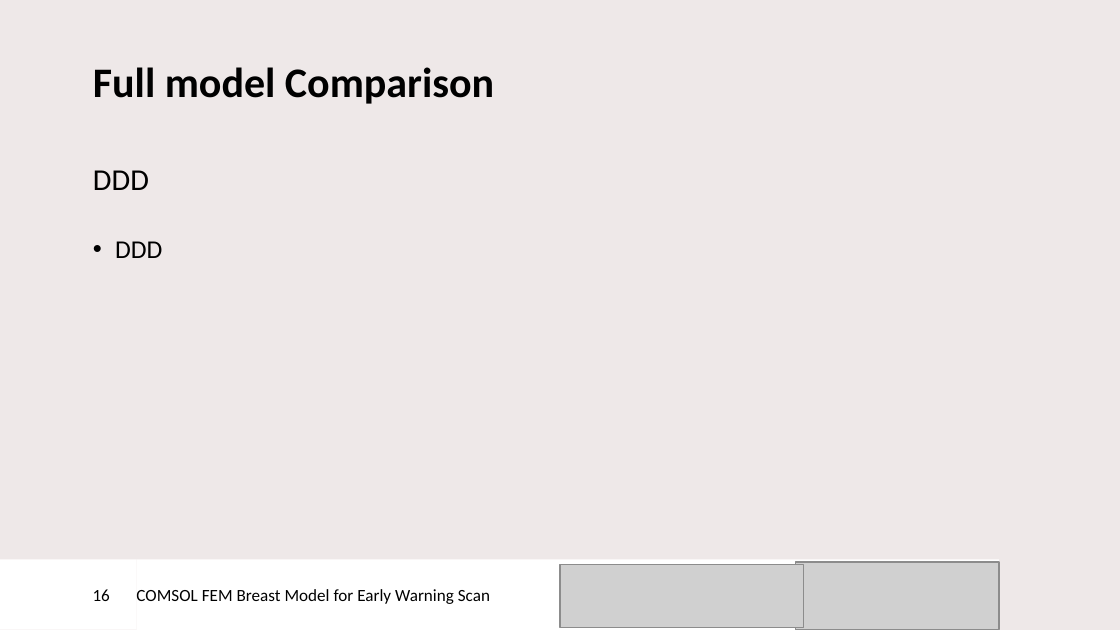
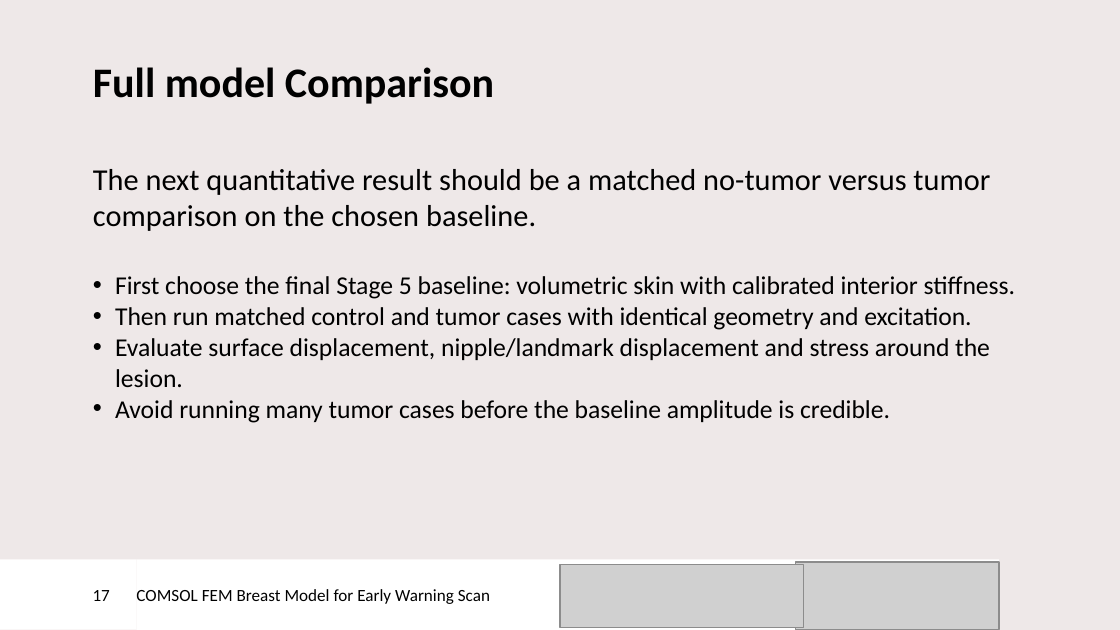
Before and after one commit to DaanKuijpers11/ews-comsol-breast-fem, a slide deck: slide 17 of docs/presentation/Early Warning Scan intership presentation - Daan Kuijpers.pptx (slide 16 before the commit). Drawn at 1120x630 pixels with LibreOffice and Linux fonts; fonts in the diff are those of the drawing; grey boxes stand for pictures; background and template pictures are left out. Boxes give left, top, right and bottom in pixels: in the first picture for what was removed or moved away, otherwise in the second. Text is boxed around its words. In the diff, an @@ line names an element or a change of style, - is before the commit and + after.

```diff
--- a/docs/presentation/Early Warning Scan intership presentation - Daan Kuijpers.pptx
+++ b/docs/presentation/Early Warning Scan intership presentation - Daan Kuijpers.pptx
@@ text at (x1=93, y1=169, x2=1016, y2=423): text changed; size 19.5 to 16.5 pt @@
-DDD
-    • DDD
+The next quantitative result should be a matched no-tumor versus tumor comparison on the chosen baseline.
+    • First choose the final Stage 5 baseline: volumetric skin with calibrated interior stiffness.
+    • Then run matched control and tumor cases with identical geometry and excitation.
+    • Evaluate surface displacement, nipple/landmark displacement and stress around the lesion.
+    • Avoid running many tumor cases before the baseline amplitude is credible.
@@ page number at (x1=93, y1=590, x2=110, y2=601): text changed @@
-16
+17
```
Also in this commit, not shown: 9 other slides changed, 1 slide added, 3 other files.
